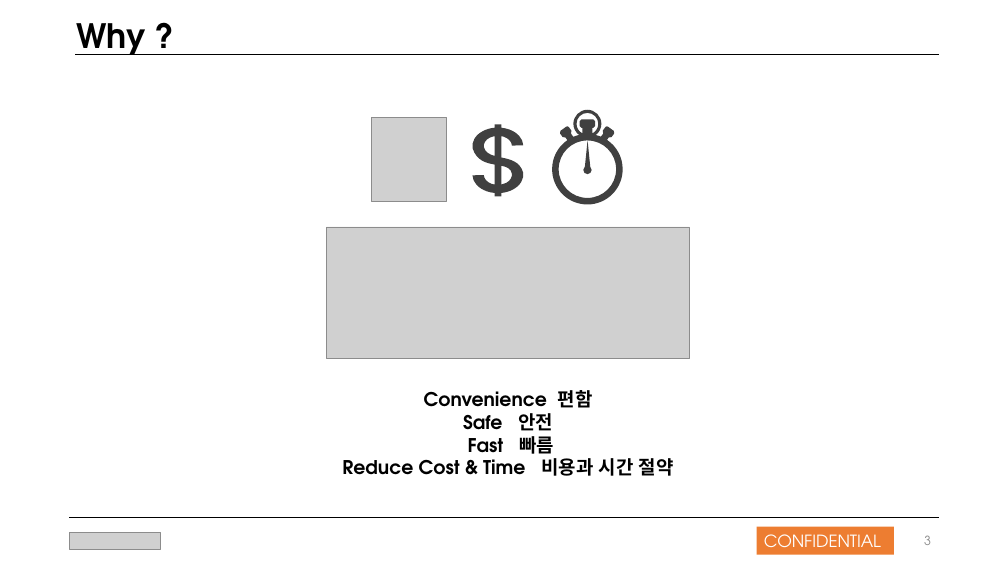
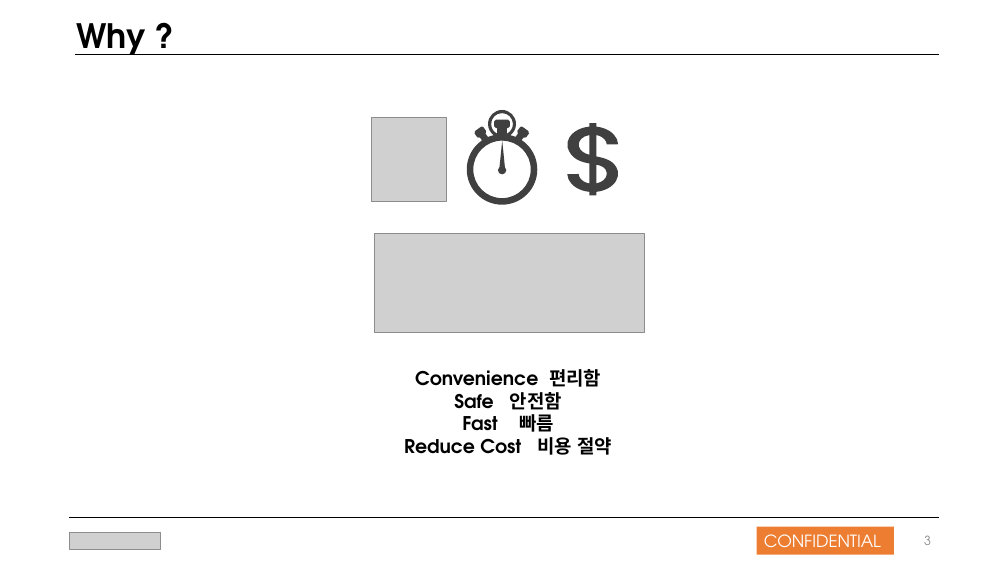
Before and after one commit to nansmile/Company-Work, a slide deck: slide 3 of Work/올인원팀 발표자료_181021.pptx. Drawn at 1008x567 pixels with LibreOffice and Linux fonts; fonts in the diff are those of the drawing; grey boxes stand for pictures. Boxes give left, top, right and bottom in pixels: in the first picture for what was removed or moved away, otherwise in the second. Text is boxed around its words. In the diff, an @@ line names an element or a change of style, - is before the commit and + after.

```diff
--- a/Work/올인원팀 발표자료_181021.pptx
+++ b/Work/올인원팀 발표자료_181021.pptx
@@ freeform shape: place and size @@
-freeform shape at [530,102,645,219]
+freeform shape at [445,102,560,219]
@@ freeform shape: place and size @@
-freeform shape at [473,124,523,196]
+freeform shape at [567,123,618,195]
@@ picture: place and size @@
-picture at [327,227,690,358]
+picture at [374,234,645,332]
@@ text "Convenience 편리함": place and size @@
-text "Convenience 편리함" at [342,390,674,476]
+text "Convenience 편리함" at [404,369,612,455]
@@ text at [415,369,601,410]: text changed @@
-Convenience 편함
-Safe 안전
+Convenience 편리함
+Safe 안전함
@@ text at [404,437,612,455]: text changed @@
-Reduce Cost & Time 비용과 시간 절약
+Reduce Cost 비용 절약
```
Also in this commit, not shown: 4 other slides changed, 1 slide removed.
